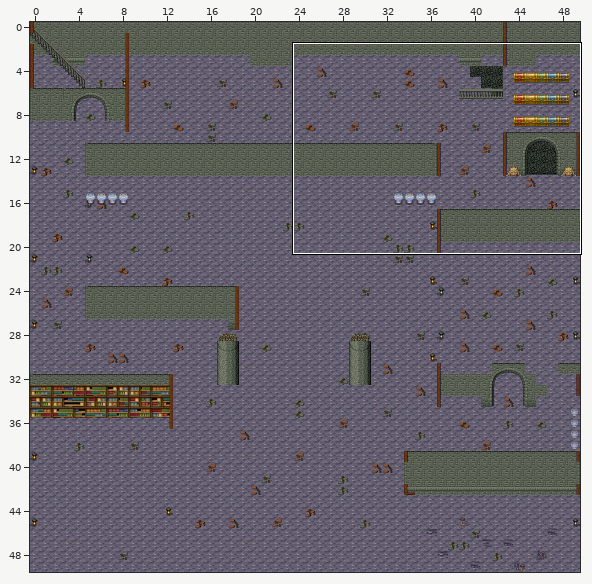
A Tiled map gets an edit: OutOfGameAssets/TiledFiles/Temple of Azyre int.tmx. The picture above shows the old version from afar; the outline marks the close-up.
Close-up. As it was:
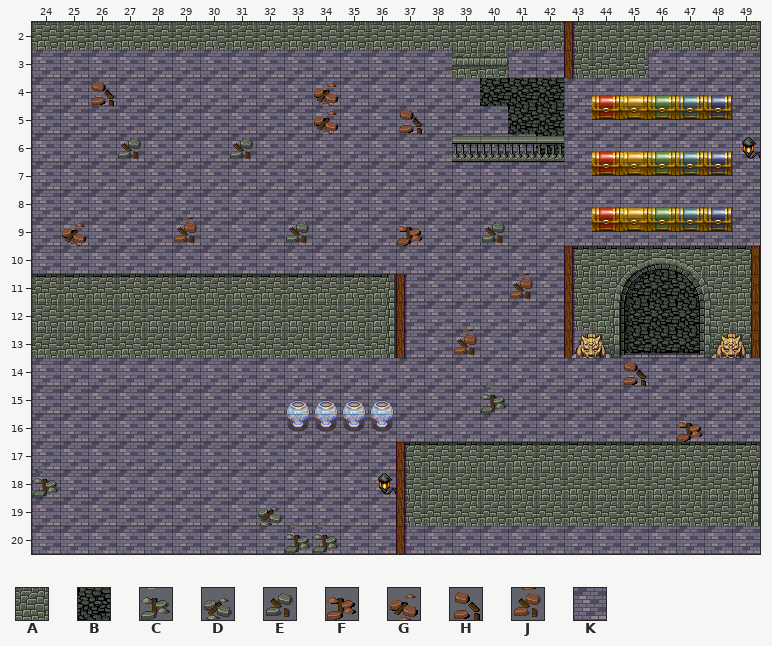
Cells are 32x32 px. Shown: x 24..49, y 2..20. The commit also changed other parts of the map, which this record leaves out. Not drawn, because the pictures are missing: unchanged layers "Above", "Collision".
Key: from "Inq XP MT- Medieval Town1": A 481, B 485; from "Inq XP MT- Medieval Town4": C 1024, D 1025, E 1032; from "Inq XP MT- Medieval Town4 see": F 958, G 959, H 966, J 967; from "build_atlas": K 484.
_ is an empty cell, # one hidden under a higher layer.
Layers that did not change in this view are not listed.
Layer "Ground" before, first column x 24:
 2 AAAAAAAAAAAAAAAAAAAAAAAAAA
 3 KKKKKKKKKKKKKKK##KKAAAKKKK
 4 KKKKKKKKKKKKKKKKBBBKKKKKKK
 5 KKKKKKKKKKKKKKKKKBBKKKKKKK
 6 KKKKKKKKKKKKKKKKKKBKKKKKKK
 7 KKKKKKKKKKKKKKKKKKKKKKKKKK
 8 KKKKKKKKKKKKKKKKKKKKKKKKKK
 9 KKKKKKKKKKKKKKKKKKKKKKKKKK
10 KKKKKKKKKKKKKKKKKKK#######
11 #############KKKKKK#######
12 #############KKKKKK#######
13 #############KKKKKKK#KKK##
14 KKKKKKKKKKKKKKKKKKKKKKKKKK
15 KKKKKKKKKKKKKKKKKKKKKKKKKK
16 KKKKKKKKKKKKKKKKKKKKKKKKKK
17 KKKKKKKKKKKKK#############
18 KKKKKKKKKKKKK#############
19 KKKKKKKKKKKKK#############
20 KKKKKKKKKKKKKKKKKKKKKKKKKK
Layer "rubble" before, first column x 24:
 2 __________________________
 3 __________________________
 4 __H_______G_______________
 5 __________G__H____________
 6 ___E___E__________________
 7 __________________________
 8 __________________________
 9 _G___J___E___F__E_________
10 __________________________
11 _________________J________
12 __________________________
13 _______________J__________
14 _____________________H____
15 ________________C_________
16 _______________________F__
17 __________________________
18 C_________________________
19 ________D_________________
20 _________CC_______________
And afterwards:
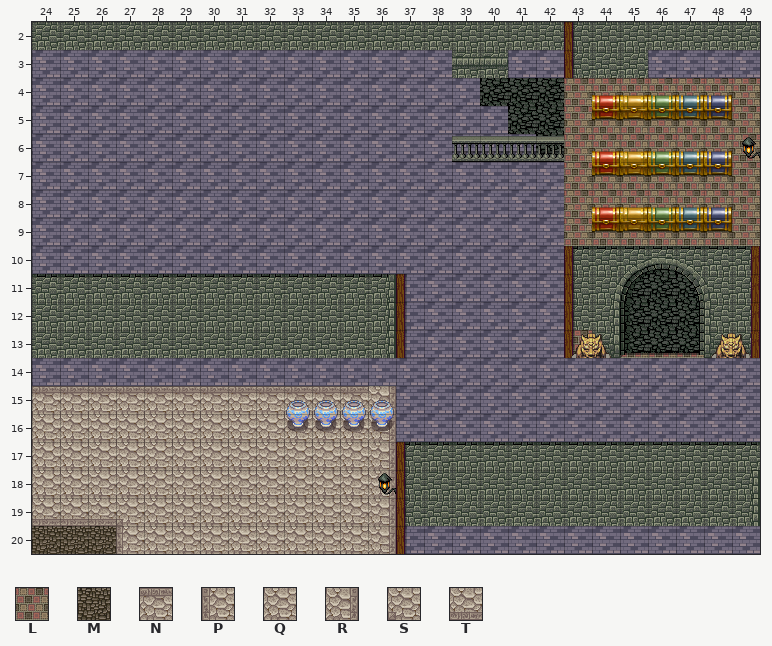
Further tiles: from "Inq XP MT- Medieval Town1": L 5, M 11; from "magecity_0": N 73, P 80, Q 81, R 82, S 83, T 89.
From old to new:
Changed rows in their new state; . is an unchanged cell.
Layer "Ground":
first column x 43:
 4 LLLLLLL
 5 LLLLLLL
 6 LLLLLLL
 7 LLLLLLL
 8 LLLLLLL
 9 LLLLLLL
first column x 24:
13 ...................L.LLL
15 NNNNNNNNNNNNR...........
16 QQQQQQQQQQQQR...........
17 QQQQQQQQQQQQR...........
18 QQQQQQQQQQQQR...........
19 TTTSQQQQQQQQR...........
20 MMMPQQQQQQQQR...........
Layer "rubble" (now hidden):
first column x 24:
 4 .._......._.............
 5 .........._.._..........
 6 ..._..._................
 9 ._..._..._..._.._.......
11 ................._......
13 ..............._........
14 ....................._..
15 ................_.......
16 ......................._
18 _.......................
19 ........_...............
20 .........__.............
